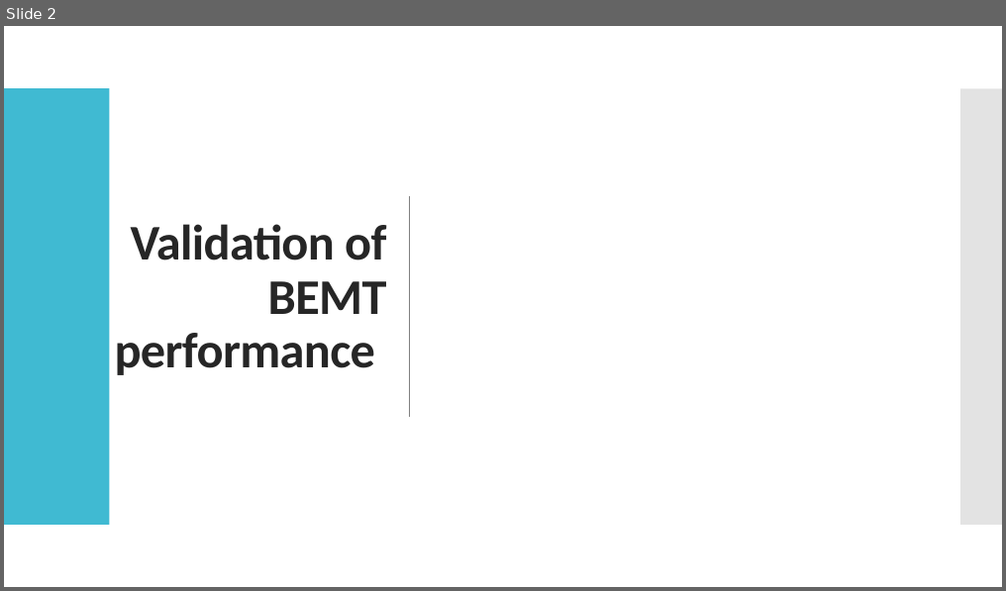
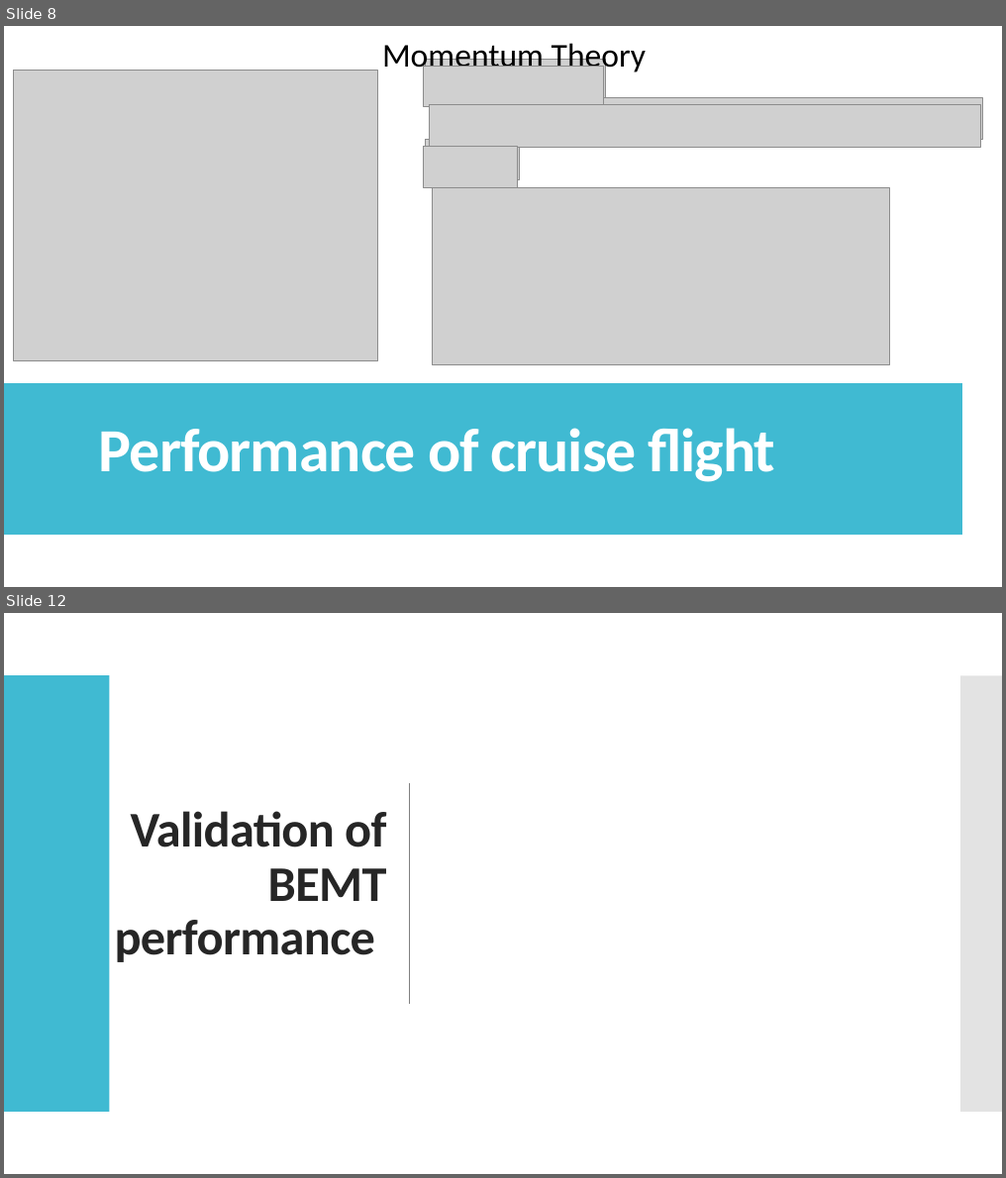
Before and after one commit to s-ritwik/VFS_IIT_KANPUR, a slide deck: BEMT_results/VFS performance validation.pptx. Shown one above the other, each under a label of ours: slide 2 before the commit, slides 8 and 12 after it; the slides between them are not shown. The pictures are 1006x591 and 1006x1178 pixels, drawn with LibreOffice and Linux fonts; fonts in the diff are those of the drawing; grey boxes stand for pictures. Boxes give left, top, right and bottom in pixels: in the first picture for what was removed or moved away, otherwise in the second. Text is boxed around its words. In the diff, an @@ line names an element or a change of style, - is before the commit and + after.

```diff
--- a/BEMT_results/VFS performance validation.pptx
+++ b/BEMT_results/VFS performance validation.pptx
@@ slide 8 added at (4,26,1002,587), background #FFFFFF @@
@@ rectangle added at (4,26,1002,587), fill #FFFFFF @@
@@ text added at (382,43,646,75), 32 pt, text #000000 @@
+Momentum Theory
@@ picture added at (14,71,378,362) @@
@@ picture added at (423,67,604,107) @@
@@ picture added at (425,59,605,100) @@
@@ rectangle added at (4,88,752,525), fill #40BAD2 @@
@@ picture added at (430,104,982,147) @@
@@ picture added at (432,97,983,139) @@
@@ rectangle added at (763,88,1002,525), fill #C8C8C8 at 50% opacity @@
@@ picture added at (425,139,519,180) @@
@@ picture added at (423,147,518,187) @@
@@ picture added at (433,187,890,366) @@
@@ rectangle added at (4,383,962,536), fill #40BAD2 @@
@@ text added at (99,428,775,482), 59 pt, text #FFFFFF, bold @@
+Performance of cruise flight
@@ what was slide 2 is now slide 12 @@
```
Also in this commit, not shown: 3 slides changed, 19 other slides added, 4 slides removed, 3 other files.
